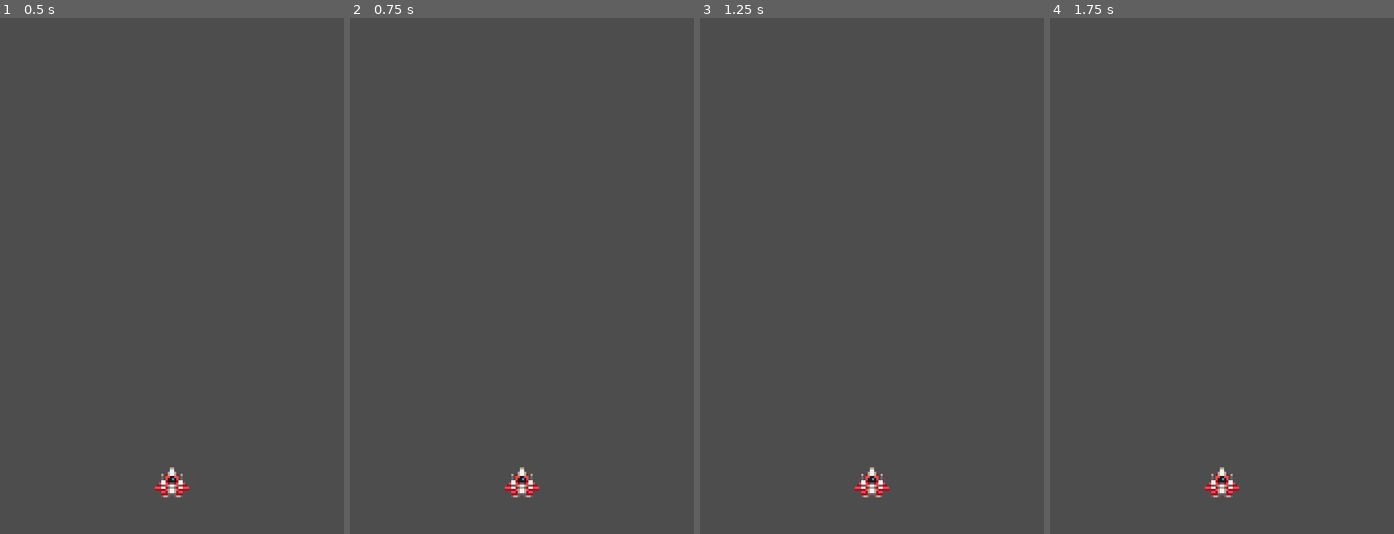
Above: before the commit, frames 1-4 (left to right).
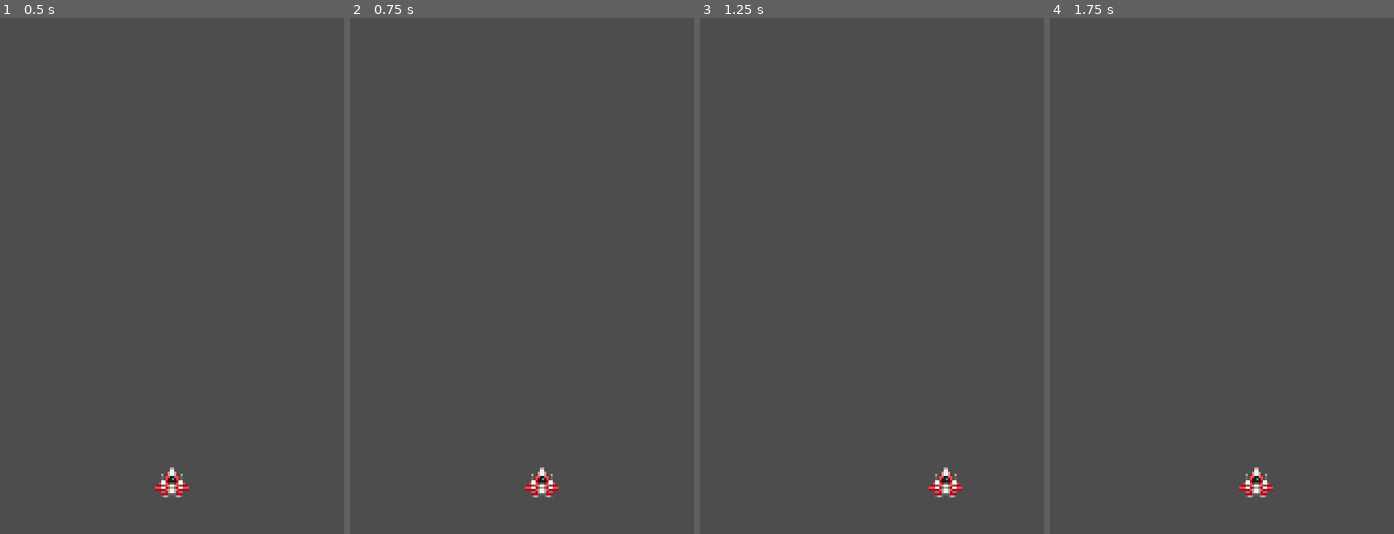
Above: after the commit, the same moments.

Repository: jaq-czaplin/Space-Resistance
Game: Godot game, scene res://game.tscn
The game is run twice, just before and just after one commit, with the same random seed, the same clock (stepped at 60 frames per second) and the same inputs.
Inputs:
- Up to frame 1 (0.5 s): no input
- Up to frame 2 (0.75 s): tap Enter at 0.5 s; hold Right (move_right, bound only after the commit) from 0.53 s (still down)
- Up to frame 3 (1.25 s): keep holding Right (move_right, bound only after the commit)
- Up to frame 4 (1.75 s): release Right (move_right, bound only after the commit) at 1.28 s; hold Left (move_left, bound only after the commit) from 1.28 s (still down)

Frame 1 is identical in both runs. In frame 2, 0.6% of the frame differs, in the area x 45-61%, y 87-93%; in frame 3, 0.7%, in the area x 45-77%, y 87-93%; in frame 4, 0.7%.

Commit message:
Created PlayerInputController

Diff:
--- /dev/null
+++ b/components/PlayerInputComponent.gd
@@ -0,0 +1,12 @@
+class_name PlayerInputComponent
+extends Node
+
+@export var move_component: MoveComponent
+
+func _ready() -> void:
+	# TODO: Auto find move component if not set?
+	pass
+
+func _process(_delta: float) -> void:
+	var move_axies = Input.get_axis("move_left", "move_right")
+	move_component.velocity = Vector2(move_axies * 50, 0)
--- a/project.godot
+++ b/project.godot
@@ -23,6 +23,21 @@
 window/size/window_height_override=960
 window/stretch/mode="canvas_items"
 
+[input]
+
+move_left={
+"deadzone": 0.5,
+"events": [Object(InputEventKey,"resource_local_to_scene":false,"resource_name":"","device":-1,"window_id":0,"alt_pressed":false,"shift_pressed":false,"ctrl_pressed":false,"meta_pressed":false,"pressed":false,"keycode":0,"physical_keycode":4194319,"key_label":0,"unicode":0,"echo":false,"script":null)
+, Object(InputEventKey,"resource_local_to_scene":false,"resource_name":"","device":-1,"window_id":0,"alt_pressed":false,"shift_pressed":false,"ctrl_pressed":false,"meta_pressed":false,"pressed":false,"keycode":0,"physical_keycode":65,"key_label":0,"unicode":97,"echo":false,"script":null)
+]
+}
+move_right={
+"deadzone": 0.5,
+"events": [Object(InputEventKey,"resource_local_to_scene":false,"resource_name":"","device":-1,"window_id":0,"alt_pressed":false,"shift_pressed":false,"ctrl_pressed":false,"meta_pressed":false,"pressed":false,"keycode":0,"physical_keycode":4194321,"key_label":0,"unicode":0,"echo":false,"script":null)
+, Object(InputEventKey,"resource_local_to_scene":false,"resource_name":"","device":-1,"window_id":0,"alt_pressed":false,"shift_pressed":false,"ctrl_pressed":false,"meta_pressed":false,"pressed":false,"keycode":0,"physical_keycode":68,"key_label":0,"unicode":100,"echo":false,"script":null)
+]
+}
+
 [rendering]
 
 textures/canvas_textures/default_texture_filter=0
--- a/space_ship/ship.tscn
+++ b/space_ship/ship.tscn
@@ -1,7 +1,8 @@
-[gd_scene load_steps=7 format=3 uid="uid://br7gqd5yp8ifc"]
+[gd_scene load_steps=8 format=3 uid="uid://br7gqd5yp8ifc"]
 
 [ext_resource type="Texture2D" uid="uid://v4vvvkk7epxx" path="res://assets/sprites/ship.png" id="1_ljblw"]
 [ext_resource type="Script" path="res://components/MoveComponent.gd" id="2_g4ol5"]
+[ext_resource type="Script" path="res://components/PlayerInputComponent.gd" id="3_2sv2l"]
 
 [sub_resource type="AtlasTexture" id="AtlasTexture_nw5n5"]
 atlas = ExtResource("1_ljblw")
@@ -52,3 +53,7 @@
 [node name="MoveComponent" type="Node" parent="." node_paths=PackedStringArray("actor")]
 script = ExtResource("2_g4ol5")
 actor = NodePath("..")
+
+[node name="PlayerInputComponent" type="Node" parent="." node_paths=PackedStringArray("move_component")]
+script = ExtResource("3_2sv2l")
+move_component = NodePath("../MoveComponent")
